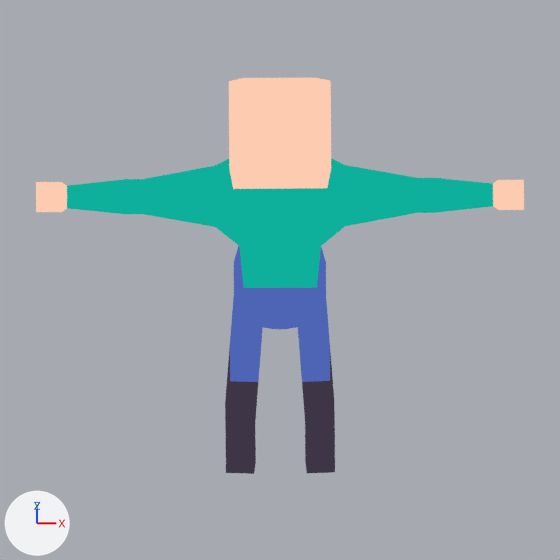
What one commit did to the Blender file bleed-client/blender/Human.blend.
Before and after are seen from the file's camera 'Camera'. Every picture has the same lights, and +X, +Y and +Z are marked at lower left.

The older version as bpy lines, for what is in view:
```python
mat_material_001 = emission_material('Material.001')
mat_material_001.texture = img_shade1_png
me_cube_001 = bpy.data.meshes.new('Cube.001')
me_cube_001.from_pydata(...)  # 98 vertices, 86 faces; spans x 0.0..5.97, y -1.05..1.82, z -3.81..7.66
me_cube_001.materials.append(mat_material_001)  # picture img_shade1_png
ob_character = bpy.data.objects.new('Character', me_cube_001)
ob_character.location = (0.0, 0.0, 0.209)
ob_character.rotation_euler = (0.0, 0.0, 3.149)  # degrees (0, 0, 180)
ob_character.scale = (0.0584, 0.0584, 0.0584)
_m = ob_character.modifiers.new('Mirror', 'MIRROR')
_m.use_clip = True
```
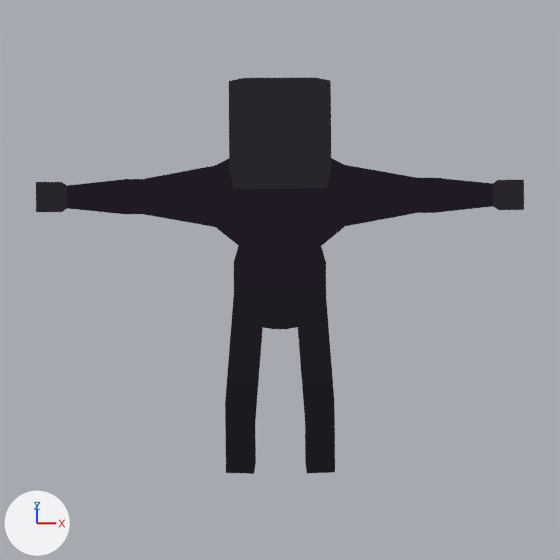
What the commit changed:
Picture 'shade4.png' (img_shade4_png) is new.
Material 'Material.001' (mat_material_001) changes its picture from img_shade1_png to img_shade4_png.

What differs and where, as boxes (x1, y1, x2, y2) in the pictures (560 x 560 px):
'Character', surface changed
    both: (36, 78, 524, 474)
